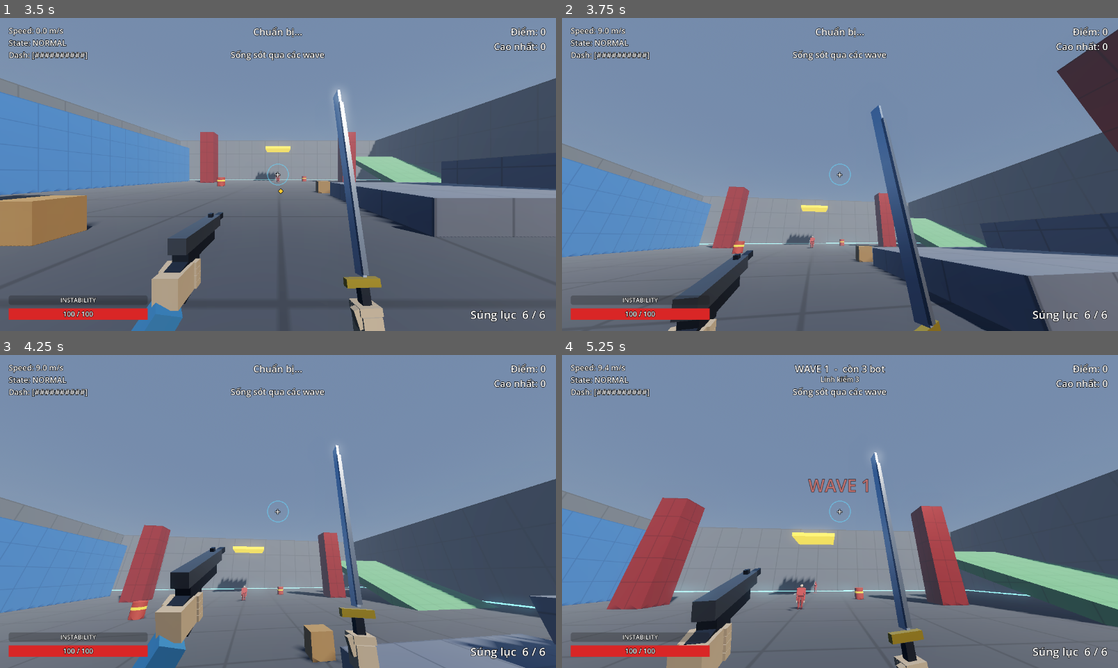
Above: before the commit, frames 1-4 (two rows, left to right).
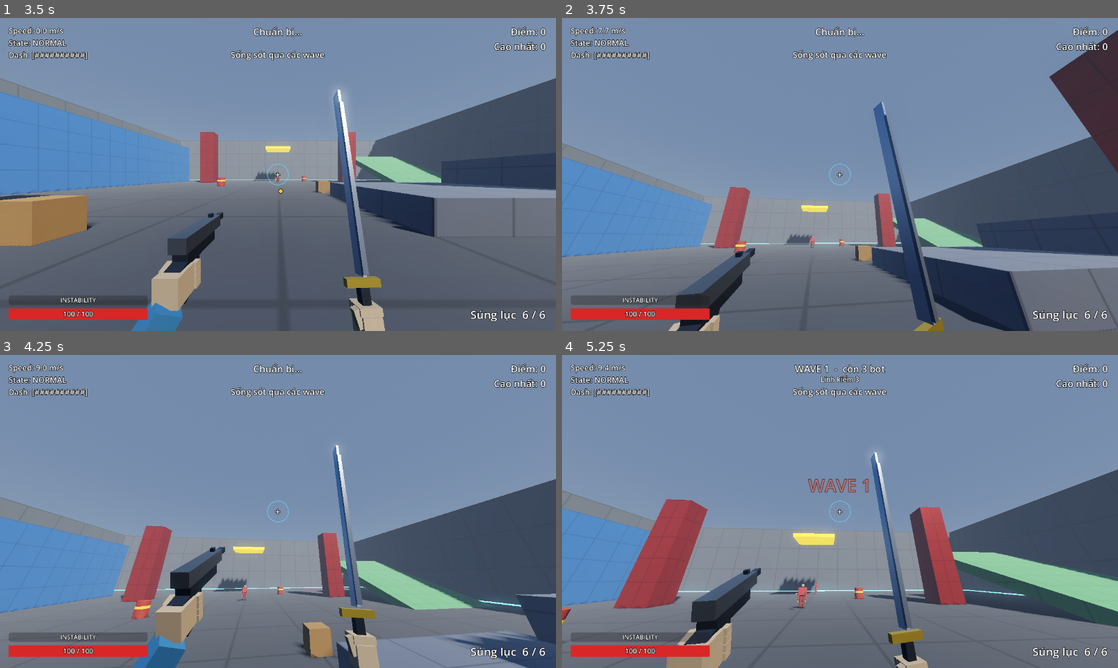
Above: after the commit, the same moments.

Repository: halo07-pixel/redliner
Game: Godot game, scene res://scenes/menu.tscn
The game is run twice, just before and just after one commit, with the same random seed, the same clock (stepped at 60 frames per second) and the same inputs.
Inputs (mouse positions are in pixels of both pictures, inside the frame that each line leads up to):
- Up to frame 1 (3.5 s): click "Chơi" at 0.5 s; click "Hướng dẫn" at 1.25 s; click "Cài đặt" at 2 s; click "Đồ họa: Vừa" at 2.75 s
- Up to frame 2 (3.75 s): tap Enter at 3.5 s; move the mouse to (867, 174) at 3.52 s; hold W (move_forward) from 3.53 s (still down); hold Right mouse button (grapple) from 3.53 s (still down); click (867, 174) at 3.67 s
- Up to frame 3 (4.25 s): keep holding W (move_forward); keep holding Right mouse button (grapple); tap Space (jump) at 3.77, 4.07 s; tap Ctrl (slide) at 3.8 s
- Up to frame 4 (5.25 s): keep holding W (move_forward); move the mouse to (812, 511) at 4.27 s; release Right mouse button (grapple) at 4.28 s; tap Ctrl (slide) at 4.35 s; tap Space (jump) at 4.52, 4.82 s; tap Z (zoom) at 4.55 s; move the mouse to (851, 505) at 5.02 s; hold Z (zoom) from 5.03 s (still down)

Frame 1 is identical in both runs. In frame 2, 4.2% of the frame differs, in the area x 0-100%, y 3-100%; in frame 3, 2.0%; in frame 4, 1.7%.

Commit message:
feat(m26): chuyển động mượt và đồng nhất - lò xo tắt dần, preset mượt/nhanh, nhả móc liền mạch, nghiêng theo gia tốc
Co-Authored-By: Claude Sonnet 5.5 <noreply@anthropic.com>
Claude-Session: https://claude.ai/code/session_011ynLRoDHY9xg9WKNWjhhAb

Diff:
--- a/scripts/anim_tuner.gd
+++ b/scripts/anim_tuner.gd
@@ -43,7 +43,7 @@
 	_add_header(list, "-- Camera / thân --")
 	for k in Global.TUNABLE_ANIM:
 		_add_row(list, "a." + String(k), float(Global.ANIM[k]))
-	var heads: Dictionary = {"p": "-- Grapple --", "b": "-- Di chuyển bot --", "t": "-- Titan --"}
+	var heads: Dictionary = {"m": "-- Chuyển động chung (camera, nghiêng) --", "p": "-- Người chơi / Grapple --", "b": "-- Di chuyển bot --", "t": "-- Titan --"}
 	for g in Global.TUNABLE_LIVE:
 		_add_header(list, heads[g])
 		for k in Global.TUNABLE_LIVE[g]:
@@ -62,6 +62,11 @@
 	save_btn.text = "Lưu"
 	save_btn.pressed.connect(save_live)
 	btns.add_child(save_btn)
+	for mp in ["smooth", "fast"]:
+		var mb := Button.new()
+		mb.text = "Chuyển động " + {"smooth": "mượt", "fast": "nhanh"}[mp]
+		mb.pressed.connect(func(): apply_motion_preset(mp))
+		btns.add_child(mb)
 	for pr in ["easy", "normal", "hard"]:
 		var pb := Button.new()
 		pb.text = "Titan " + {"easy": "dễ", "normal": "thường", "hard": "khó"}[pr]
@@ -144,6 +149,12 @@
 		status.text = "Titan: " + preset
 
 
+func apply_motion_preset(preset: String) -> void:
+	if Global.apply_motion_preset(preset):
+		_sync_live_rows()
+		status.text = "Chuyển động: " + preset
+
+
 func save_live() -> void:
 	var n: int = Global.save_live()
 	status.text = "Đã lưu %d giá trị vào %s" % [n, Global.LIVE_PATH]
--- a/scripts/global.gd
+++ b/scripts/global.gd
@@ -50,6 +50,28 @@
 	},
 }
 
+## Chuyển động chung (M26): thời gian đáp ứng camera + độ nghiêng theo gia tốc; preset "smooth" / "fast" đổi cả PLAYER, BOT_MOVE, MOTION.
+var MOTION: Dictionary = {
+	"cam_roll_time": 0.14, "cam_fov_time": 0.22, "cam_head_time": 0.10, # giây gần tới đích (lò xo tắt dần tới hạn)
+	"accel_lean": 0.5,   # nghiêng thân theo gia tốc (0 = tắt): ~0,125 độ mỗi m/s²
+}
+const MOTION_PRESETS: Dictionary = {
+	"smooth": {"p.ground_accel": 70.0, "p.ground_friction": 7.0, "p.stop_speed": 2.5, "p.grapple_redirect_time": 0.15, "p.grapple_tilt_deg": 3.0,
+		"b.accel": 55.0, "b.decel": 55.0, "m.cam_roll_time": 0.14, "m.cam_fov_time": 0.22, "m.cam_head_time": 0.10, "m.accel_lean": 0.5},
+	"fast": {"p.ground_accel": 100.0, "p.ground_friction": 8.0, "p.stop_speed": 3.0, "p.grapple_redirect_time": 0.0, "p.grapple_tilt_deg": 0.0,
+		"b.accel": 30.0, "b.decel": 60.0, "m.cam_roll_time": 0.10, "m.cam_fov_time": 0.17, "m.cam_head_time": 0.07, "m.accel_lean": 0.0},
+}
+
+
+func apply_motion_preset(preset: String) -> bool:
+	if not MOTION_PRESETS.has(preset):
+		return false
+	for id in MOTION_PRESETS[preset]:
+		var parts: PackedStringArray = (id as String).split(".")
+		set_live(parts[0], parts[1], float(MOTION_PRESETS[preset][id]))
+	return true
+
+
 ## Titan (M24). Nhân sát thương theo vùng: thân chỉ trầy, gáy rất đau, gối làm quỵ. Chỉ chạy ở map có `titans`.
 ## (var: chỉnh được lúc chơi qua bộ chỉnh F4, xem set_live)
 var TITAN: Dictionary = {
@@ -61,6 +83,7 @@
 	"stomp_range": 13.0, "stomp_radius": 8.0, "stomp_damage": 40.0, "stomp_windup": 1.6, "stomp_recovery": 1.2, "stomp_cd": 4.0, "stomp_push": 13.0, "stomp_max_height": 3.0,
 	"swipe_range": 15.0, "swipe_reach": 13.0, "swipe_width": 8.0, "swipe_damage": 55.0, "swipe_windup": 1.2, "swipe_active": 0.3, "swipe_recovery": 1.0, "swipe_cd": 3.0, "swipe_push": 16.0,
 	"parry_stagger": 3.0,          # bị parry đòn: choáng chừng này giây
+	"anim_speed_mult": 3.0,        # tốc độ hoạt ảnh chạy = tốc độ thật / cỡ * hệ số này (sải bước dài, nặng)
 	"step_interval": 0.9, "shake_range": 45.0,
 	"agent_radius": 2.0, "body_radius": 1.8, "body_height": 11.0,
 	"first_wave": 5, "every": 5, "max_alive": 2,
@@ -70,7 +93,7 @@
 ## Di chuyển bot (M23): gia tốc, xoay thân, nhìn trước trên đường đi, nhảy leo, nấp, tính đường thưa ở xa.
 ## (var: chỉnh được lúc chơi qua bộ chỉnh F4, xem set_live)
 var BOT_MOVE: Dictionary = {
-	"accel": 30.0, "decel": 60.0,        # m/s^2 khi tăng tốc / phanh
+	"accel": 55.0, "decel": 55.0,        # m/s^2 khi tăng tốc / phanh (cùng cỡ với người chơi: preset "smooth")
 	"turn_rate": 16.0, "turn_rate_attack": 40.0, # rad/s xoay thân (khi ra đòn xoay nhanh hơn)
 	"lookahead": 8.0,                    # m: bỏ qua điểm ngoặt nếu thấy thẳng được điểm xa hơn trong tầm này
 	"vault_max": 3.0, "vault_cd": 0.8, "vault_push": 4.5, # nhảy leo tối đa (m), thời gian chờ, lực đẩy tiến
@@ -409,9 +432,9 @@
 ## (var: chỉnh được lúc chơi qua bộ chỉnh F4, xem set_live)
 var PLAYER: Dictionary = {
 	"walk_speed": 9.0,       # m/s, tốc độ đích khi đi bộ
-	"ground_accel": 100.0,   # m/s² trên mặt đất (đủ lớn để đạt đúng walk_speed dù có ma sát)
-	"ground_friction": 8.0,  # hệ số hãm trên mặt đất
-	"stop_speed": 3.0,       # dưới ngưỡng này ma sát hãm tuyến tính, dừng dứt khoát
+	"ground_accel": 70.0,    # m/s² trên mặt đất (preset "smooth"; "fast" = 100; cân bằng với ma sát nên cần > walk_speed * friction)
+	"ground_friction": 7.0,  # hệ số hãm trên mặt đất
+	"stop_speed": 2.5,       # dưới ngưỡng này ma sát hãm tuyến tính, dừng dứt khoát
 	"air_accel": 18.0,       # m/s² trên không (cho phép air-strafe cộng thêm tốc độ)
 	"gravity": 24.0,         # m/s²
 	"jump_velocity": 9.0,    # m/s, nhảy cao ~1.7m
@@ -470,6 +493,8 @@
 	"grapple_cooldown": 0.5,
 	"grapple_redirect_blend": 0.7, # nhả móc: tỉ lệ vận tốc được xoay theo hướng nhìn (giữ nguyên độ lớn)
 	"grapple_release_boost": 3.0,  # + m/s dọc hướng nhìn khi nhả móc (redirect)
+	"grapple_redirect_time": 0.15, # giây xoay dần vận tốc khi nhả móc (0 = tức thì)
+	"grapple_tilt_deg": 3.0,       # camera nghiêng về phía điểm móc khi đang kéo
 	# --- Ground slam ---
 	"slam_min_height": 2.0,  # phải cách mặt đất ít nhất chừng này mới slam được
 	"slam_speed": 42.0,      # tốc độ lao xuống
@@ -1030,10 +1055,11 @@
 
 ## Layer hurtbox của một phe.
 ## ---- Chỉnh lúc chơi (M25): grapple (p), di chuyển bot (b), Titan (t). Sửa thẳng các dict PLAYER/BOT_MOVE/TITAN.
-const LIVE_GROUPS: Dictionary = {"p": "PLAYER", "b": "BOT_MOVE", "t": "TITAN"}
+const LIVE_GROUPS: Dictionary = {"p": "PLAYER", "b": "BOT_MOVE", "t": "TITAN", "m": "MOTION"}
 const LIVE_PATH: String = "user://tuning.cfg"
 const TUNABLE_LIVE: Dictionary = {
-	"p": ["grapple_range", "grapple_pull_start", "grapple_pull_max", "grapple_ramp", "grapple_max_speed", "grapple_stop_dist", "grapple_max_time", "grapple_assist_deg", "grapple_swing", "grapple_release_snap"],
+	"m": ["cam_roll_time", "cam_fov_time", "cam_head_time", "accel_lean"],
+	"p": ["ground_accel", "ground_friction", "stop_speed", "grapple_redirect_time", "grapple_tilt_deg", "grapple_range", "grapple_pull_start", "grapple_pull_max", "grapple_ramp", "grapple_max_speed", "grapple_stop_dist", "grapple_max_time", "grapple_assist_deg", "grapple_swing", "grapple_release_snap"],
 	"b": ["accel", "decel", "turn_rate", "turn_rate_attack", "lookahead", "vault_max", "cover_chance", "cover_radius", "far_dist"],
 	"t": ["health_mult", "windup_mult", "body_mult", "nape_mult", "knee_mult", "knee_threshold", "kneel_time", "stomp_windup", "stomp_damage", "stomp_radius", "swipe_windup", "swipe_damage", "swipe_reach", "parry_stagger"],
 }
--- /dev/null
+++ b/scripts/motion.gd
@@ -0,0 +1,25 @@
+extends RefCounted
+## Hàm chuyển động mượt dùng chung (M26): lò xo tắt dần tới hạn (smooth damp) giữ vận tốc liên tục.
+## Khác lerp mũ: khi đích đổi đột ngột thì vận tốc đổi từ từ, không "giật" ở khung đầu tiên.
+
+
+## Trả về Vector2(giá trị mới, vận tốc mới). smooth_time ~ thời gian gần tới đích (giây).
+static func damp(cur: float, target: float, vel: float, smooth_time: float, dt: float) -> Vector2:
+	var st: float = maxf(smooth_time, 0.0001)
+	var omega: float = 2.0 / st
+	var x: float = omega * dt
+	var e: float = 1.0 / (1.0 + x + 0.48 * x * x + 0.235 * x * x * x)
+	var change: float = cur - target
+	var temp: float = (vel + omega * change) * dt
+	var v: float = (vel - omega * temp) * e
+	return Vector2(target + (change + temp) * e, v)
+
+
+## Số khung có gia tốc đổi đột ngột (|sai phân bậc hai| > ngưỡng) trong một chuỗi mẫu; dùng để đo "độ giật".
+static func pops(samples: PackedFloat32Array, threshold: float) -> int:
+	var n: int = 0
+	for i in range(2, samples.size()):
+		var d2: float = samples[i] - 2.0 * samples[i - 1] + samples[i - 2]
+		if absf(d2) > threshold:
+			n += 1
+	return n
--- a/scripts/player.gd
+++ b/scripts/player.gd
@@ -59,6 +59,13 @@
 var _grapple_time: float = 0.0
 var _grapple_cd: float = 0.0
 var _prev_grapple: bool = false
+const Motion = preload("res://scripts/motion.gd")
+var _roll_v: float = 0.0            # vận tốc lò xo camera (M26)
+var _fov_v: float = 0.0
+var _head_v: float = 0.0
+var _redirect_target: Vector3 = Vector3.ZERO   # nhả móc: vận tốc đích, xoay dần trong grapple_redirect_time
+var _redirect_rate: float = 0.0
+var _redirect_left: float = 0.0
 var _grapple_len: float = 0.0       # độ dài dây hiện tại (chỉ ngắn lại)
 var _grapple_taut: bool = false     # dây đang căng ở khung gần nhất
 var _target_valid: bool = false
@@ -184,20 +191,30 @@
 		# Lướt: camera nghiêng nhẹ về phía bước ngang (hoặc bên phải nếu đi thẳng), tỉ lệ theo hệ số hiệu ứng camera.
 		var side: float = -signf(move_input.x) if absf(move_input.x) > 0.1 else -1.0
 		roll += side * deg_to_rad(float(Global.ta("slide_tilt_deg"))) * _cam_fx_amount()
-	head.rotation.z = lerpf(head.rotation.z, roll, minf(1.0, 10.0 * delta))
+	if state == State.GRAPPLE and not Global.reduced_fx:
+		# Đang kéo: camera nghiêng nhẹ về phía điểm móc.
+		var to_a: Vector3 = _grapple_point - head.global_position
+		roll += -signf(to_a.dot(head.global_transform.basis.x)) * deg_to_rad(float(Global.PLAYER["grapple_tilt_deg"])) * clampf(absf(to_a.normalized().dot(head.global_transform.basis.x)) * 3.0, 0.0, 1.0)
+	var rr: Vector2 = Motion.damp(head.rotation.z, roll, _roll_v, float(Global.MOTION["cam_roll_time"]), delta)
+	head.rotation.z = rr.x
+	_roll_v = rr.y
 	_step_cam_fx(delta)
 	_shake = maxf(_shake - delta * 0.5, 0.0)
 	var target_fov: float = float(Global.settings["fov"]) + clampf((horizontal_speed() - 10.0) * 0.5, 0.0, 18.0)
 	var zoom: float = combat.zoom_fov()
 	if zoom > 0.0:
 		target_fov = zoom
-	camera.fov = lerpf(camera.fov, target_fov, minf(1.0, (14.0 if zoom > 0.0 else 6.0) * delta))
+	var fr: Vector2 = Motion.damp(camera.fov, target_fov, _fov_v, 0.07 if zoom > 0.0 else float(Global.MOTION["cam_fov_time"]), delta)
+	camera.fov = fr.x
+	_fov_v = fr.y
 	_update_bob(delta)
 	camera.h_offset = randf_range(-1.0, 1.0) * _shake
 	camera.v_offset = randf_range(-1.0, 1.0) * _shake
 	viewmodel.update(delta, horizontal_speed(), is_on_floor(), _anim_state_name(), move_input.x)
 	var hy: float = HEAD_SLIDE if _is_crouched() else HEAD_STAND
-	head.position.y = lerpf(head.position.y, hy, minf(1.0, 14.0 * delta))
+	var hr: Vector2 = Motion.damp(head.position.y, hy, _head_v, float(Global.MOTION["cam_head_time"]), delta)
+	head.position.y = hr.x
+	_head_v = hr.y
 
 
 ## Hệ số hiệu ứng camera (lao khi chém, đập khi tiếp đất, nghiêng khi lướt): 0 = tắt, 1 = mặc định. Tắt hẳn khi giảm hiệu ứng.
@@ -325,6 +342,7 @@
 	if use_input:
 		_read_input()
 	_tick_timers(delta)
+	_step_redirect(delta)
 	_tick_feel(delta)
 	if state == State.LEDGE and (want_dash or want_grapple or want_slam):
 		cancel_ledge()
@@ -865,7 +883,26 @@
 	if _grapple_taut: # nhả lúc dây căng: bắn ra thêm theo hướng nhìn
 		speed += float(cfg["grapple_release_snap"])
 	var blended: Vector3 = velocity.lerp(look * speed, float(cfg["grapple_redirect_blend"]))
-	velocity = blended.normalized() * speed + look * float(cfg["grapple_release_boost"])
+	var target_v: Vector3 = blended.normalized() * speed + look * float(cfg["grapple_release_boost"])
+	var t_red: float = float(cfg["grapple_redirect_time"])
+	if t_red <= 0.001:
+		velocity = target_v
+		return
+	# Xoay dần vận tốc sang hướng mới thay vì đổi trong một khung hình (liền mạch với cú kéo trước đó).
+	_redirect_target = target_v
+	_redirect_left = t_red
+	_redirect_rate = velocity.distance_to(target_v) / t_red
+
+
+## Nhả móc: đưa vận tốc về vận tốc đích đều đặn trong `grapple_redirect_time`; dừng khi vào trạng thái khác.
+func _step_redirect(delta: float) -> void:
+	if _redirect_left <= 0.0:
+		return
+	if state != State.NORMAL or dead:
+		_redirect_left = 0.0
+		return
+	_redirect_left -= delta
+	velocity = velocity.move_toward(_redirect_target, _redirect_rate * delta)
 
 
 # ------------------------------------------------------------------ SLAM
--- a/scripts/rig_animator.gd
+++ b/scripts/rig_animator.gd
@@ -10,6 +10,10 @@
 var anim_state: String = "idle"
 var phase: float = 0.0
 var _t: float = 0.0
+const Motion = preload("res://scripts/motion.gd")
+var _prev_speed: float = 0.0
+var _acc_s: float = 0.0       # gia tốc đã làm mượt (m/s²) -> nghiêng thân theo gia tốc
+var _acc_sv: float = 0.0
 var _hips_base_y: float = 0.0
 var _rot: Dictionary = {}    # khớp -> góc hiện tại (độ), do lò xo điều khiển
 var _vel: Dictionary = {}
@@ -308,6 +312,15 @@
 	if anim_state == "run" or anim_state == "wallrun":
 		phase = fmod(phase + speed * delta * float(Global.ANIM["stride_rate"]), TAU)
 	var pose: Dictionary = target_pose(anim_state, phase, speed, vel_y, side, _t)
+	# Nghiêng thân theo gia tốc: tăng tốc thì cúi về trước, phanh thì ngả ra sau (cùng một cách cho người chơi, bot, Titan).
+	var acc: float = clampf((speed - _prev_speed) / maxf(delta, 0.0001), -60.0, 60.0)
+	_prev_speed = speed
+	var ar: Vector2 = Motion.damp(_acc_s, acc, _acc_sv, 0.12, delta)
+	_acc_s = ar.x
+	_acc_sv = ar.y
+	if anim_state == "run" or anim_state == "idle":
+		var lean_acc: float = clampf(_acc_s * float(Global.MOTION["accel_lean"]) * 0.25, -8.0, 8.0)
+		pose["spine"] = (pose.get("spine", Vector3.ZERO) as Vector3) + Vector3(-lean_acc, 0.0, 0.0)
 	if not overlay.is_empty():
 		overlay["t"] = float(overlay["t"]) + delta
 		if not overlay["hold"] and float(overlay["t"]) >= float(overlay["dur"]):
--- a/scripts/titan.gd
+++ b/scripts/titan.gd
@@ -305,13 +305,15 @@
 	velocity.z = _hv.z
 	move_and_slide()
 	var sp: float = Vector2(velocity.x, velocity.z).length()
-	_step_t -= delta * clampf(sp / maxf(speed, 0.1), 0.0, 1.0)
+	# Nhịp bước chân khớp với chu kỳ hoạt ảnh: một bước = nửa chu kỳ chạy (pha tăng speed * stride_rate mỗi giây).
+	var anim_speed: float = sp / float(T["scale"]) * float(T["anim_speed_mult"])
+	_step_t -= delta
 	if sp > 0.5 and _step_t <= 0.0:
-		_step_t = float(T["step_interval"])
+		_step_t = PI / maxf(anim_speed * float(Global.ANIM["stride_rate"]), 0.1)
 		stepped.emit(global_position)
 		sound.emit("step")
 	mannequin.set_look_target(target.global_position + Vector3(0.0, 1.45, 0.0) if not target.dead else null)
-	mannequin.animate(delta, sp * 0.6, is_on_floor(), velocity.y)
+	mannequin.animate(delta, anim_speed, is_on_floor(), velocity.y)
 
 
 func _face(to: Vector3, delta: float, rate_mult: float = 1.0) -> void:
--- a/tools/tests/test_feel.gd
+++ b/tools/tests/test_feel.gd
@@ -267,7 +267,7 @@
 	_check(G.settings["mouse_mult"] == 0.2, "độ nhạy chuột kẹp tối thiểu 0.2")
 	G.set_setting("fov", 100.0)
 	await _frames(1)
-	for i in 60:
+	for i in 120:   # FOV đuổi theo bằng lò xo (0.22 s) nên chờ lâu hơn
 		await process_frame
 	_check(player.camera.fov >= 99.0, "FOV nền áp dụng cho camera (%.1f)" % player.camera.fov)
 	G.set_setting("fov", 90.0)
--- a/tools/tests/test_m22.gd
+++ b/tools/tests/test_m22.gd
@@ -109,8 +109,8 @@
 	player._grapple_taut = true
 	var look: Vector3 = -player.head.global_transform.basis.z
 	player.want_grapple = false
-	await _frames(1)
-	_check(player.velocity.length() >= 20.0 + float(P["grapple_release_snap"]) - 1.0, "nhả khi căng: tốc độ tăng thêm snap (%.1f m/s)" % player.velocity.length())
+	await _frames(14)   # vận tốc xoay dần (M26)
+	_check(player.velocity.length() >= 20.0 + float(P["grapple_release_snap"]) - 1.5, "nhả khi căng: tốc độ tăng thêm snap (%.1f m/s)" % player.velocity.length())
 
 	print("[giữ lâu được]")
 	_check(float(P["grapple_max_time"]) >= 5.0, "thời gian bám tối đa >= 5 s")
--- /dev/null
+++ b/tools/tests/test_m26.gd
@@ -0,0 +1,178 @@
+extends SceneTree
+## M26: chuyển động mượt và đồng nhất - lò xo tắt dần, gia tốc người chơi/bot, camera, nhả móc, nghiêng theo gia tốc, bước chân Titan.
+##   timeout 200 godot --headless --path . -s tools/tests/test_m26.gd
+
+var failures: int = 0
+var world: Node3D
+var player
+const Motion = preload("res://scripts/motion.gd")
+
+
+func _check(cond: bool, msg: String) -> void:
+	if cond:
+		print("  PASS  ", msg)
+	else:
+		failures += 1
+		printerr("  FAIL  ", msg)
+
+
+func _frames(n: int) -> void:
+	for i in n:
+		await physics_frame
+
+
+func _fresh_player(pos: Vector3 = Vector3(0, 0.1, 0)) -> void:
+	if player != null and is_instance_valid(player):
+		player.queue_free()
+	await process_frame
+	player = load("res://scenes/player.tscn").instantiate()
+	player.use_input = false
+	root.add_child(player)
+	player.global_position = pos
+	await _frames(4)
+	player.velocity = Vector3.ZERO
+
+
+func _initialize() -> void:
+	_run()
+
+
+func _run() -> void:
+	await process_frame
+	var G: Node = root.get_node("Global")
+	world = Node3D.new()
+	root.add_child(world)
+	var fl := StaticBody3D.new()
+	fl.collision_layer = G.L_WORLD
+	var fc := CollisionShape3D.new()
+	var fs := BoxShape3D.new()
+	fs.size = Vector3(600, 1, 600)
+	fc.shape = fs
+	fl.add_child(fc)
+	fl.position = Vector3(0, -0.5, 0)
+	world.add_child(fl)
+
+	print("[lò xo tắt dần tới hạn]")
+	var x: float = 0.0
+	var v: float = 0.0
+	var vmax_first: float = 0.0
+	for i in 60:
+		var r: Vector2 = Motion.damp(x, 1.0, v, 0.2, 1.0 / 60.0)
+		x = r.x
+		v = r.y
+		if i == 0:
+			vmax_first = v
+	_check(absf(x - 1.0) < 0.02 and x <= 1.001, "tới đích (smooth_time 0.2) không vượt quá (x=%.3f)" % x)
+	_check(vmax_first < 2.0, "khung đầu: vận tốc nhỏ, bắt đầu êm (%.3f) thay vì nhảy" % vmax_first)
+	var lerp_first: float = 1.0 * minf(1.0, 6.0 / 60.0) * 60.0   # vận tốc khung đầu của lerp mũ cũ
+	_check(vmax_first < lerp_first * 0.5, "êm hơn lerp mũ cũ khung đầu (%.2f so với %.2f /s)" % [vmax_first, lerp_first])
+	var samples := PackedFloat32Array([0.0, 0.0, 0.0, 5.0, 5.0])
+	_check(Motion.pops(samples, 1.0) >= 1, "pops() phát hiện cú giật")
+
+	print("[gia tốc người chơi]")
+	await _fresh_player()
+	G.apply_motion_preset("smooth")
+	player.move_input = Vector2(0, -1)
+	var t90: float = -1.0
+	for i in 90:
+		await _frames(1)
+		if t90 < 0.0 and player.horizontal_speed() >= 0.9 * float(G.PLAYER["walk_speed"]):
+			t90 = float(i + 1) / 60.0
+	_check(t90 > 0.12 and t90 < 0.4, "smooth: đạt 90%% tốc độ sau %.2f s (0.12..0.4)" % t90)
+	player.move_input = Vector2.ZERO
+	var stop_t: float = -1.0
+	for i in 90:
+		await _frames(1)
+		if stop_t < 0.0 and player.horizontal_speed() < 0.5:
+			stop_t = float(i + 1) / 60.0
+	_check(stop_t > 0.15 and stop_t < 0.8, "smooth: dừng sau %.2f s (êm, không ngắt)" % stop_t)
+	await _fresh_player()
+	G.apply_motion_preset("fast")
+	player.move_input = Vector2(0, -1)
+	var t90f: float = -1.0
+	for i in 60:
+		await _frames(1)
+		if t90f < 0.0 and player.horizontal_speed() >= 0.9 * float(G.PLAYER["walk_speed"]):
+			t90f = float(i + 1) / 60.0
+	_check(t90f > 0.0 and t90f < t90, "fast: nhanh hơn smooth (%.2f s < %.2f s)" % [t90f, t90])
+	G.apply_motion_preset("smooth")
+
+	print("[nhất quán người chơi / bot]")
+	var player_a: float = float(G.PLAYER["ground_accel"])
+	var bot_a: float = float(G.BOT_MOVE["accel"])
+	_check(absf(player_a - bot_a) / player_a < 0.25, "gia tốc bot (%.0f) cùng cỡ người chơi (%.0f)" % [bot_a, player_a])
+
+	print("[camera mượt]")
+	await _fresh_player()
+	player.move_input = Vector2(1, 0)
+	var rolls := PackedFloat32Array()
+	var fovs := PackedFloat32Array()
+	for i in 120:
+		await _frames(1)
+		await process_frame
+		rolls.append(player.head.rotation.z)
+		fovs.append(player.camera.fov)
+	_check(Motion.pops(rolls, 0.0035) == 0, "độ nghiêng camera khi chạy ngang: không có cú giật (%d)" % Motion.pops(rolls, 0.0035))
+	player.move_input = Vector2.ZERO
+
+	print("[nhả móc liền mạch]")
+	await _fresh_player(Vector3(0, 1.0, 0))
+	player.velocity = Vector3(0, 0, -25)
+	player.head.rotation.x = deg_to_rad(20.0)
+	player._grapple_taut = false
+	var v_before: Vector3 = player.velocity
+	player._release_redirect()
+	var first_jump: float = player.velocity.distance_to(v_before)
+	_check(first_jump < 1.0, "nhả móc: khung đầu không đổi vận tốc tức thì (%.2f m/s)" % first_jump)
+	var v_target: Vector3 = player._redirect_target
+	var max_step: float = 0.0
+	var prev: Vector3 = player.velocity
+	for i in 15:
+		await _frames(1)
+		max_step = maxf(max_step, player.velocity.distance_to(prev))
+		prev = player.velocity
+	_check(player._redirect_left <= 0.0 and player.velocity.distance_to(v_target) < 6.0, "sau 0.15 s: vận tốc đã về hướng mới (cách đích %.1f)" % player.velocity.distance_to(v_target))
+	_check(max_step < 2.0, "mỗi khung đổi vận tốc nhẹ (tối đa %.2f m/s)" % max_step)
+	G.set_live("p", "grapple_redirect_time", 0.0)
+	await _fresh_player(Vector3(0, 1.0, 0))
+	player.velocity = Vector3(0, 0, -25)
+	player.head.rotation.x = deg_to_rad(20.0)
+	var vb2: Vector3 = player.velocity
+	player._release_redirect()
+	_check(player.velocity.distance_to(vb2) > 1.0, "redirect_time = 0 (preset fast): đổi tức thì như cũ")
+	G.apply_motion_preset("smooth")
+
+	print("[nghiêng theo gia tốc]")
+	var RigA: GDScript = load("res://scripts/rig_animator.gd")
+	var mq = load("res://scripts/mannequin.gd").new()
+	mq.kind = "swordsman"
+	root.add_child(mq)
+	await process_frame
+	var spine_rest: float = 0.0
+	for i in 30:
+		mq.animate(1.0 / 60.0, 0.0, true, 0.0)
+	spine_rest = (mq.get_joint("spine") as Node3D).rotation_degrees.x
+	for i in 20:
+		mq.animate(1.0 / 60.0, minf(float(i) * 0.6, 11.0), true, 0.0)   # tăng tốc ~36 m/s²
+	var spine_acc: float = (mq.get_joint("spine") as Node3D).rotation_degrees.x
+	_check(spine_acc < spine_rest - 1.0, "tăng tốc: thân cúi về trước (%.1f -> %.1f độ)" % [spine_rest, spine_acc])
+	G.set_live("m", "accel_lean", 0.0)
+	var mq2 = load("res://scripts/mannequin.gd").new()
+	mq2.kind = "swordsman"
+	root.add_child(mq2)
+	await process_frame
+	for i in 30:
+		mq2.animate(1.0 / 60.0, 0.0, true, 0.0)
+	for i in 20:
+		mq2.animate(1.0 / 60.0, minf(float(i) * 0.6, 11.0), true, 0.0)
+	var spine_off: float = (mq2.get_joint("spine") as Node3D).rotation_degrees.x
+	_check(spine_off > spine_acc + 0.5, "accel_lean = 0: không cúi thêm (%.1f so với %.1f)" % [spine_off, spine_acc])
+	G.apply_motion_preset("smooth")
+
+	print("[bước chân Titan khớp hoạt ảnh]")
+	var T: Dictionary = G.TITAN
+	var anim_speed: float = 4.0 / float(T["scale"]) * float(T["anim_speed_mult"])
+	var interval: float = PI / (anim_speed * float(G.ANIM["stride_rate"]))
+	_check(interval > 0.6 and interval < 1.8, "một bước Titan %.2f s (nặng nhưng không lê thê)" % interval)
+	print("---- ", "TẤT CẢ ĐẠT" if failures == 0 else "%d TEST FAIL" % failures)
+	quit(1 if failures > 0 else 0)
--- a/tools/tests/test_m9_movement.gd
+++ b/tools/tests/test_m9_movement.gd
@@ -129,7 +129,7 @@
 	var spd: float = player.velocity.length()
 	var before_dot: float = player.velocity.normalized().dot(-player.global_transform.basis.z)
 	player.want_grapple = false
-	await _frames(1)
+	await _frames(14)   # vận tốc xoay dần trong grapple_redirect_time (M26)
 	var after_dot: float = player.velocity.normalized().dot(-player.global_transform.basis.z)
 	_check(after_dot > before_dot + 0.3, "nhả móc: vận tốc bẻ theo hướng nhìn (cos %.2f -> %.2f)" % [before_dot, after_dot])
 	_check(player.velocity.length() >= spd - 0.5, "redirect giữ (hoặc tăng) độ lớn vận tốc (%.1f -> %.1f)" % [spd, player.velocity.length()])
Not shown, added: scripts/motion.gd.uid
Not shown, added: tools/tests/test_m26.gd.uid
Not shown, changed: docs/HANDOFF.md
